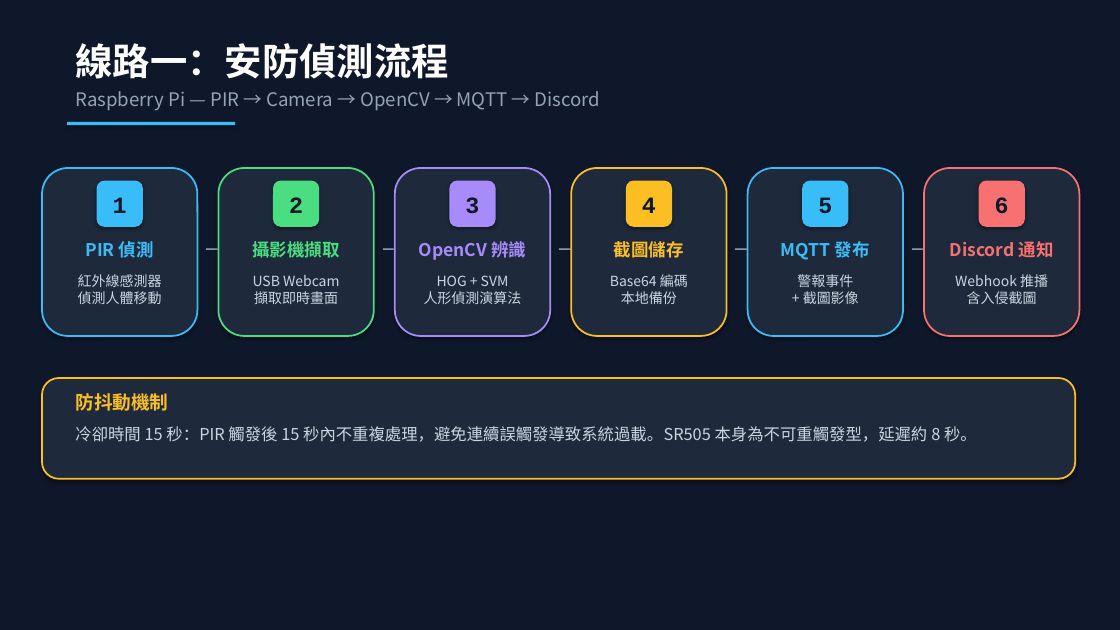
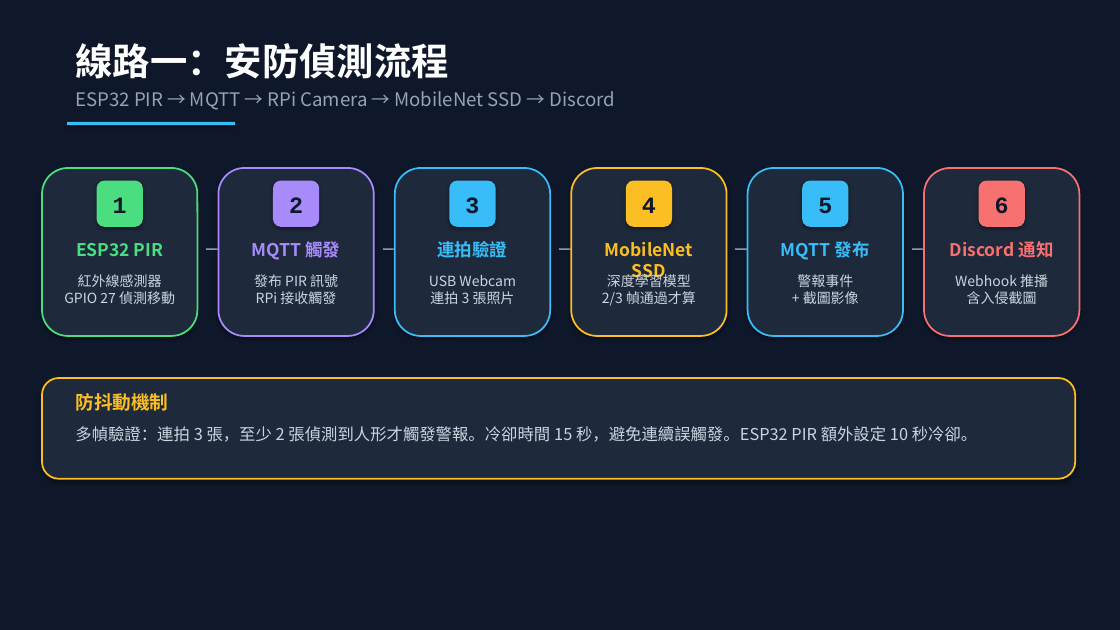
Before and after one commit to Chuck-Huang-yung/AIoT-Security-System, a slide deck: slide 4 of AIoT_期末專題報告.pptx. Drawn at 1120x630 pixels with LibreOffice and Linux fonts; fonts in the diff are those of the drawing. Boxes give left, top, right and bottom in pixels: in the first picture for what was removed or moved away, otherwise in the second. Text is boxed around its words. In the diff, an @@ line names an element or a change of style, - is before the commit and + after.

```diff
--- a/AIoT_期末專題報告.pptx
+++ b/AIoT_期末專題報告.pptx
@@ text at (75, 91, 615, 110): text changed @@
-Raspberry Pi — PIR → Camera → OpenCV → MQTT → Discord
+ESP32 PIR → MQTT → RPi Camera → MobileNet SSD → Discord
@@ rounded rectangle at (42, 168, 197, 336): outline #38BDF8 1.5 pt to #4ADE80 1.5 pt @@
@@ rounded rectangle at (218, 168, 374, 336): outline #4ADE80 1.5 pt to #A78BFA 1.5 pt @@
@@ rounded rectangle at (395, 168, 550, 336): outline #A78BFA 1.5 pt to #38BDF8 1.5 pt @@
@@ rounded rectangle "1" at (97, 181, 143, 227): fill #38BDF8 to #4ADE80 @@
@@ rounded rectangle "2" at (273, 181, 319, 227): fill #4ADE80 to #A78BFA @@
@@ rounded rectangle "3" at (450, 181, 496, 227): fill #A78BFA to #38BDF8 @@
@@ text at (252, 239, 340, 262): text changed; text colour #4ADE80 to #A78BFA @@
-攝影機擷取
+MQTT 觸發
@@ text at (76, 243, 163, 256): text changed; text colour #38BDF8 to #4ADE80 @@
-PIR 偵測
+ESP32 PIR
@@ text at (438, 241, 508, 258): text changed; text colour #A78BFA to #38BDF8 @@
-OpenCV 辨識
+連拍驗證
@@ text at (605, 242, 694, 283): text changed @@
-截圖儲存
+MobileNet SSD
@@ text at (64, 274, 175, 304): text changed @@
-紅外線感測器
-偵測人體移動
+紅外線感測器
+GPIO 27 偵測移動
@@ text at (254, 274, 338, 304): text changed @@
-USB Webcam
-擷取即時畫面
+發布 PIR 訊號
+RPi 接收觸發
@@ text at (429, 275, 515, 304): text changed @@
-HOG + SVM
-人形偵測演算法
+USB Webcam
+連拍 3 張照片
@@ text at (602, 273, 696, 306): text changed @@
-Base64 編碼
-本地備份
+深度學習模型
+2/3 幀通過才算
@@ text at (75, 426, 977, 442): text changed @@
-冷卻時間 15 秒：PIR 觸發後 15 秒內不重複處理，避免連續誤觸發導致系統過載。SR505 本身為不可重觸發型，延遲約 8 秒。
+多幀驗證：連拍 3 張，至少 2 張偵測到人形才觸發警報。冷卻時間 15 秒，避免連續誤觸發。ESP32 PIR 額外設定 10 秒冷卻。
```
Also in this commit, not shown: 11 other slides changed, 8 other files.
